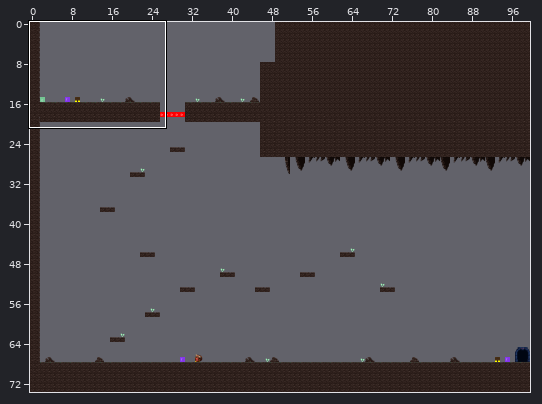
Tiled map (JSON) -- source/src/assets/map/cave.json. The first picture is a wide view before the edit; the outline marks the close-up.
Close-up. Earlier state:
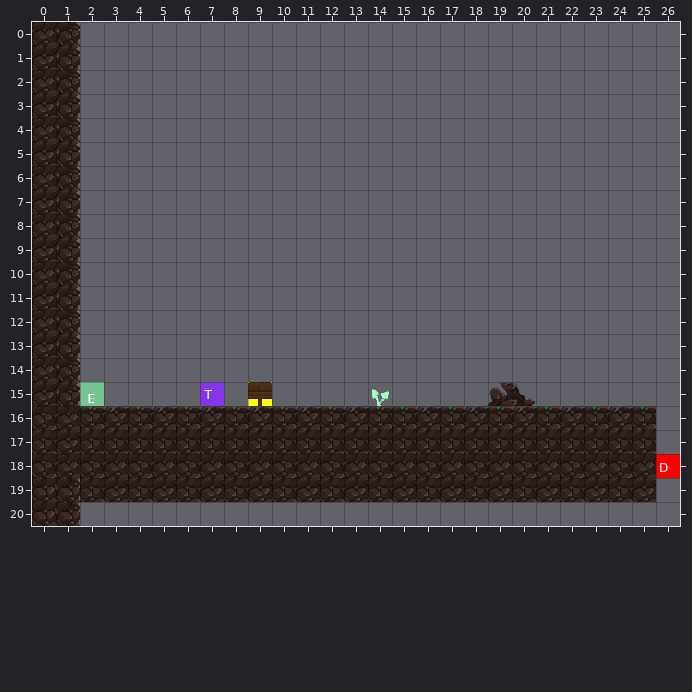
Cells are 32x32 px. Shown: x 0..26, y 0..20. The commit also changed other parts of the map, which this record leaves out.
The result:
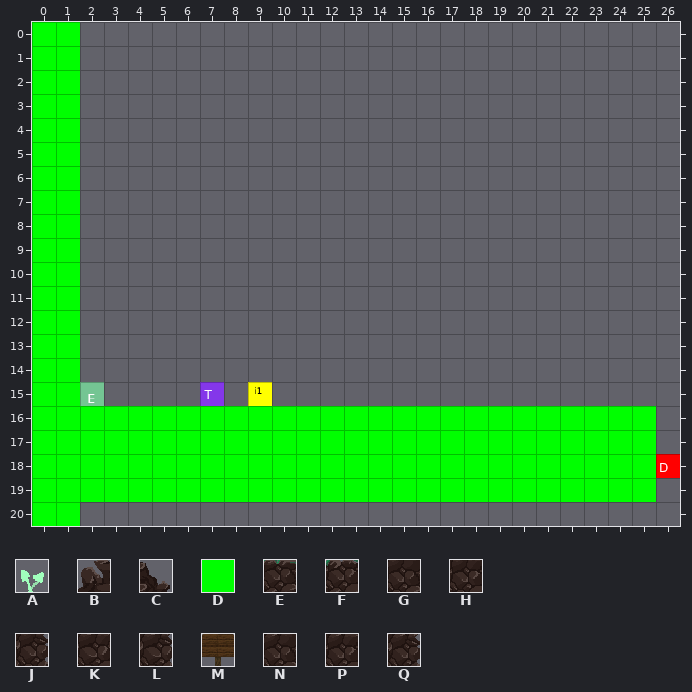
Key: from "cave2": A 379, B 383, C 384, D 417, E 429, F 430, G 454, H 455, J 456, K 463, L 464, M 469, N 479, P 480, Q 481.
_ is an empty cell, . an unchanged one.
Tiles of an added or newly shown layer are drawn over the layers below it.
Edits made:
--- layer "collision" (now shown)
@@ x 0..25 @@
- 0 __........................
- 1 __........................
- 2 __........................
- 3 __........................
- 4 __........................
- 5 __........................
- 6 __........................
- 7 __........................
- 8 __........................
- 9 __........................
-10 __........................
-11 __........................
-12 __........................
-13 __........................
-14 __........................
-15 __........................
-16 __________________________
-17 __________________________
-18 __________________________
-19 __________________________
-20 __........................
+ 0 DD........................
+ 1 DD........................
+ 2 DD........................
+ 3 DD........................
+ 4 DD........................
+ 5 DD........................
+ 6 DD........................
+ 7 DD........................
+ 8 DD........................
+ 9 DD........................
+10 DD........................
+11 DD........................
+12 DD........................
+13 DD........................
+14 DD........................
+15 DD........................
+16 DDDDDDDDDDDDDDDDDDDDDDDDDD
+17 DDDDDDDDDDDDDDDDDDDDDDDDDD
+18 DDDDDDDDDDDDDDDDDDDDDDDDDD
+19 DDDDDDDDDDDDDDDDDDDDDDDDDD
+20 DD........................
--- layer "world" (now hidden)
@@ x 0..25 @@
- 0 HJ........................
- 1 PQ........................
- 2 HJ........................
- 3 PQ........................
- 4 HJ........................
- 5 PQ........................
- 6 HJ........................
- 7 PQ........................
- 8 HJ........................
- 9 PQ........................
-10 HJ........................
-11 PQ........................
-12 HJ........................
-13 PQ........................
-14 HJ........................
-15 PQ.......M....A....BC.....
-16 GHEFEFEFEFEFEFEEFEFEFEFEFE
-17 NPNNNNNNNNNNNNNNNNNNNNNNNN
-18 GHGHGHGHGHGHGHGHGHGHGHGHGH
-19 KLNPNPNPNPNPNPNPNPNPNPNPNP
-20 KL........................
+ 0 __........................
+ 1 __........................
+ 2 __........................
+ 3 __........................
+ 4 __........................
+ 5 __........................
+ 6 __........................
+ 7 __........................
+ 8 __........................
+ 9 __........................
+10 __........................
+11 __........................
+12 __........................
+13 __........................
+14 __........................
+15 __......._...._....__.....
+16 __________________________
+17 __________________________
+18 __________________________
+19 __________________________
+20 __........................
